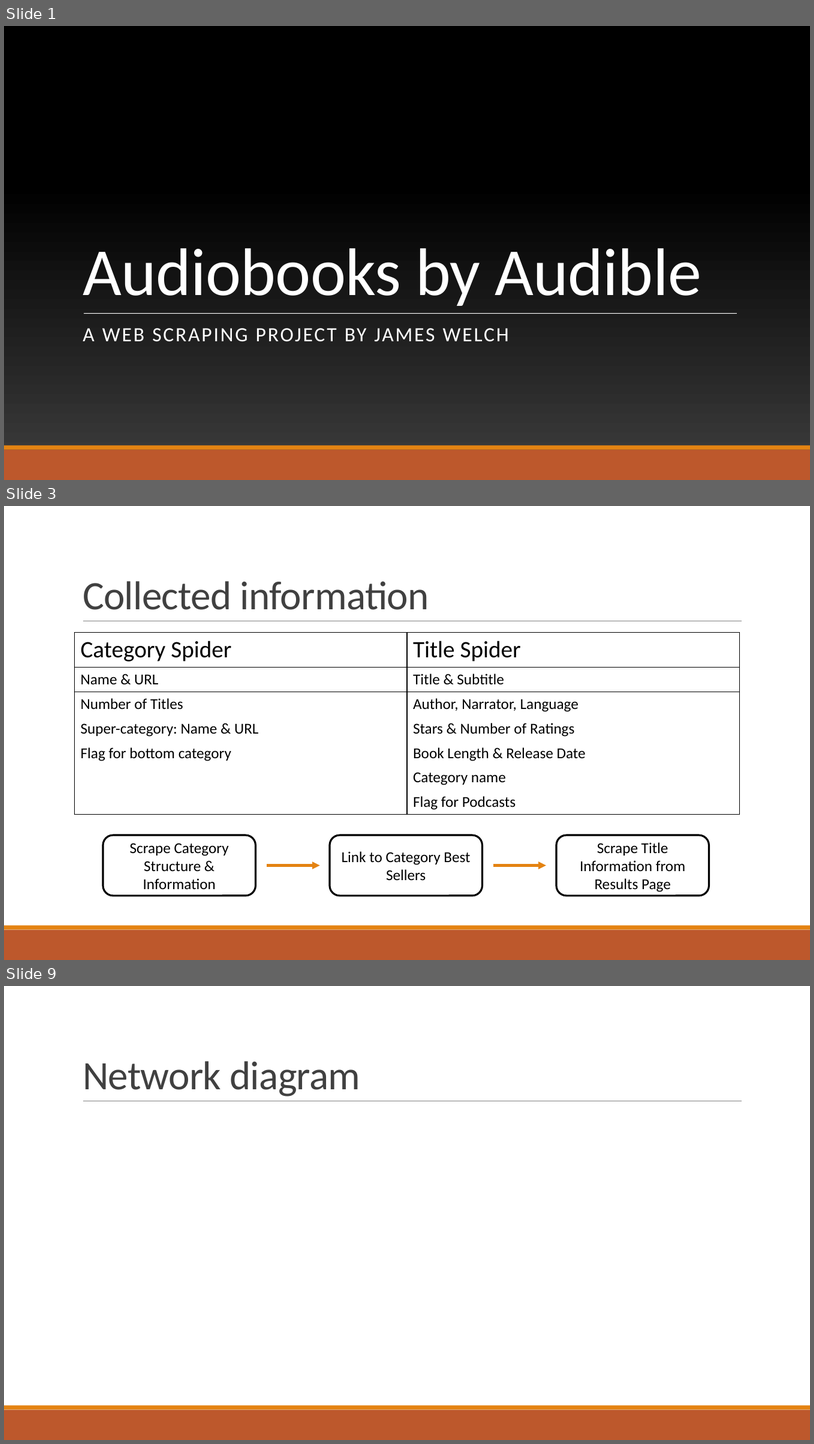
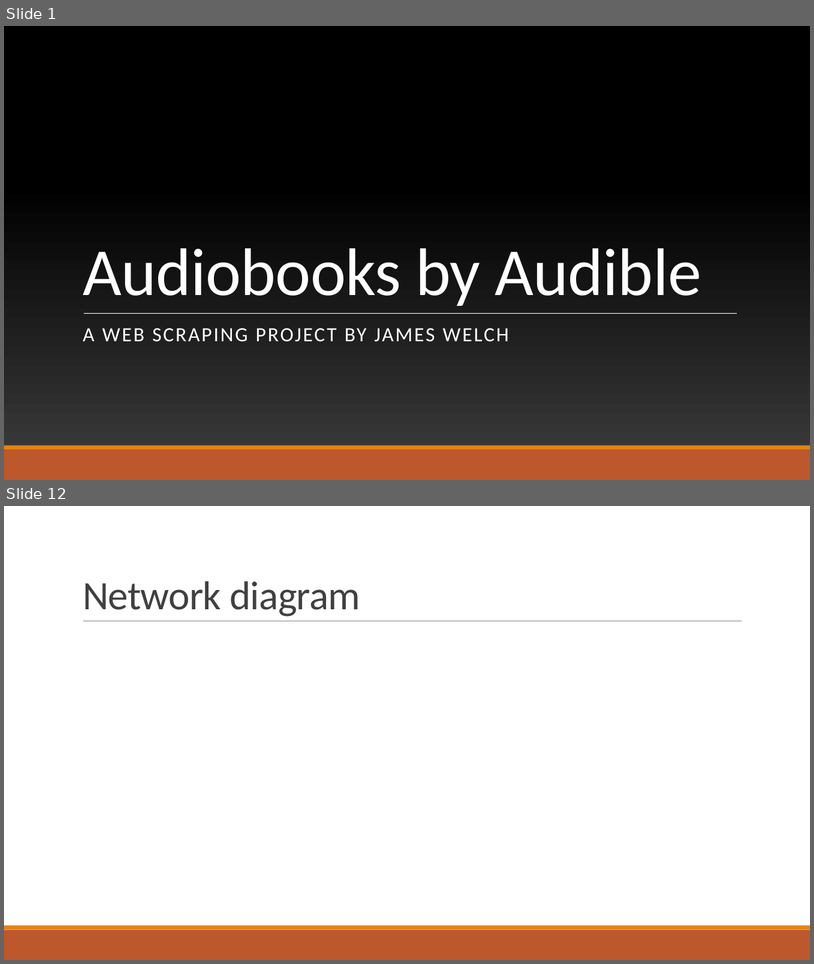
Before and after one commit to jwelch1123/finding_the_tree_in_the_forest, a slide deck: Presentation.pptx. Shown one above the other, each under a label of ours: slides 1, 3 and 9 before the commit, slides 1 and 12 after it; the slides between them are not shown. The pictures are 814x1444 and 814x964 pixels, drawn with LibreOffice and Linux fonts; fonts in the diff are those of the drawing; background and template pictures are left out. Boxes give left, top, right and bottom in pixels: in the first picture for what was removed or moved away, otherwise in the second. Text is boxed around its words. In the diff, an @@ line names an element or a change of style, - is before the commit and + after.

```diff
--- a/Presentation.pptx
+++ b/Presentation.pptx
@@ slide 3 removed at bbox=[4, 506, 810, 960], background #FFFFFF; not listed: 3 template elements that a slide beside it also shows @@
@@ title removed at bbox=[83, 581, 429, 610] @@
-Collected information
@@ table removed at bbox=[75, 633, 740, 814], 7 rows, 2 columns @@
-Category Spider | Title Spider
-Name & URL | Title & Subtitle
-Number of Titles | Author, Narrator, Language
-Super-category: Name & URL | Stars & Number of Ratings
-Flag for bottom category | Book Length & Release Date
- | Category name
- | Flag for Podcasts
@@ group removed at bbox=[103, 835, 710, 895]: 3 rounded rectangles, 2 arrows @@
-Scrape Category Structure & Information
-Link to Category Best Sellers
-Scrape Title Information from Results Page
@@ what was slide 9 is now slide 12 @@
```
Also in this commit, not shown: 4 slides changed, 7 slides added, 4 other slides removed, 6 other files.
